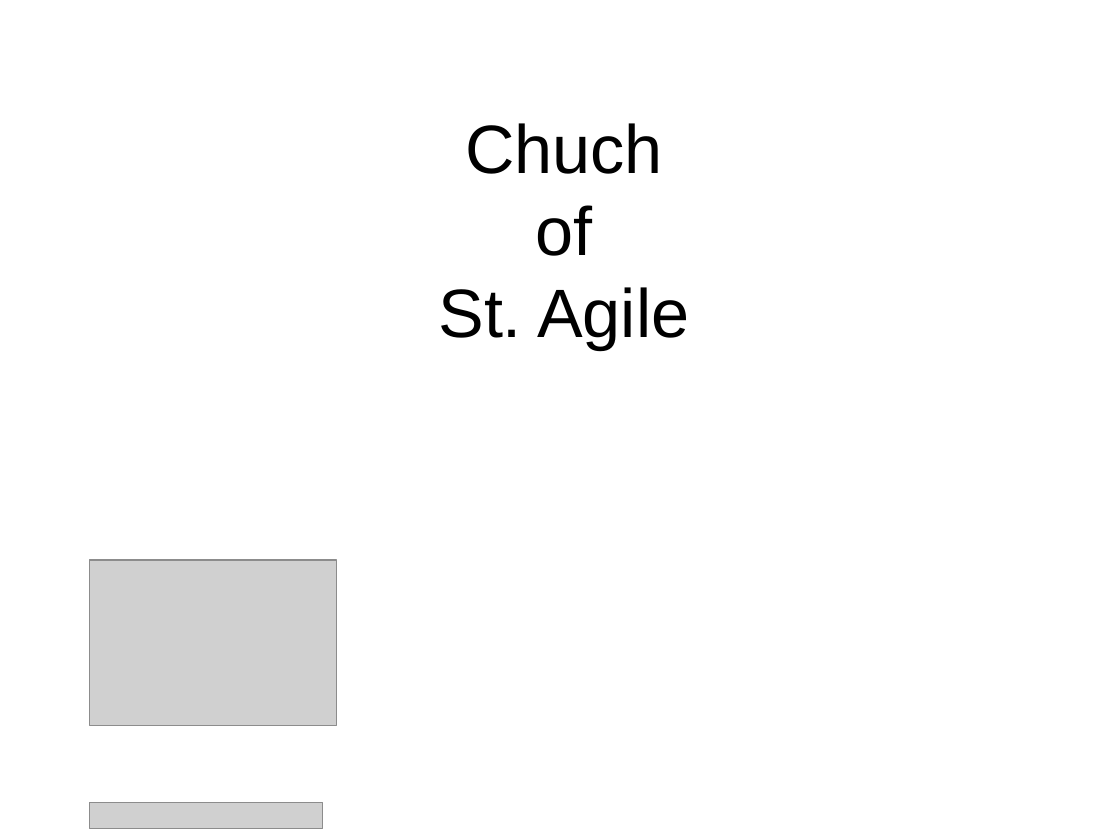
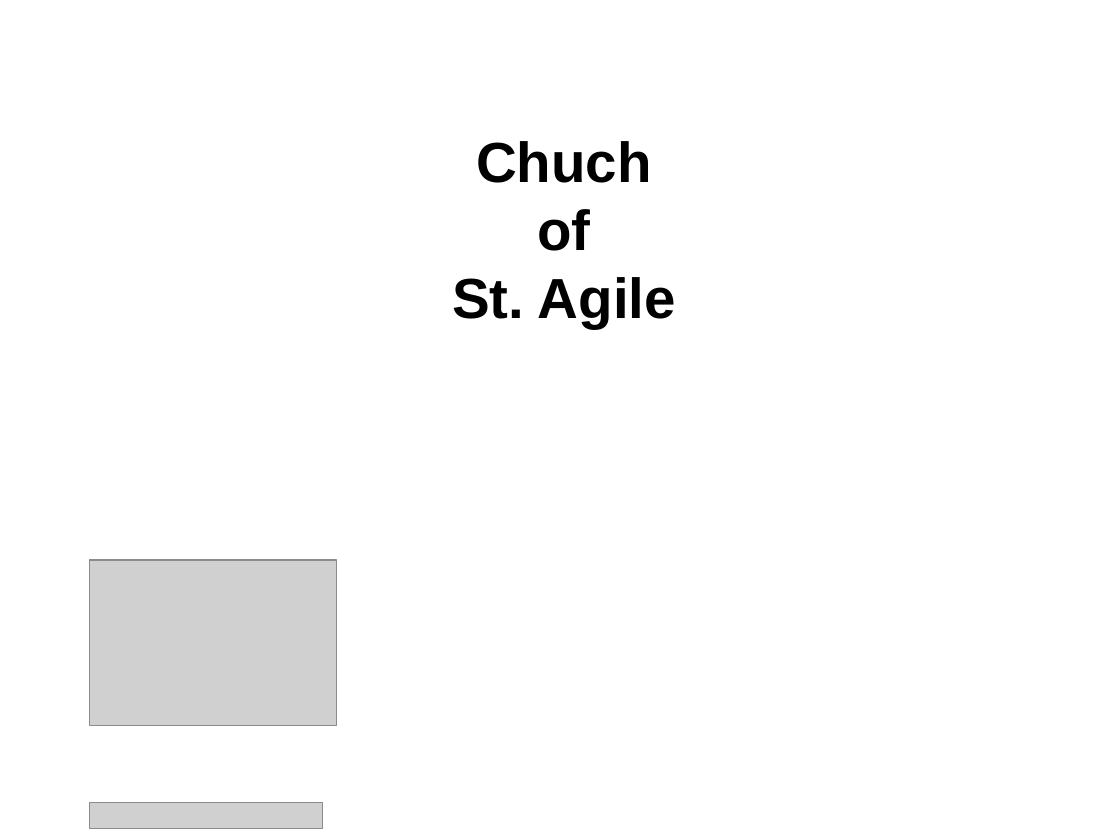
Before and after one commit to asolntsev/presentations, a slide deck: slide 1 of agile-technical-practices/church-of-st-agile.odp. Drawn at 1120x840 pixels with LibreOffice and Linux fonts; fonts in the diff are those of the drawing; grey boxes stand for pictures; background and template pictures are left out. Boxes give left, top, right and bottom in pixels: in the first picture for what was removed or moved away, otherwise in the second. Text is boxed around its words. In the diff, an @@ line names an element or a change of style, - is before the commit and + after.

Commit message:
Created pink design

```diff
--- a/agile-technical-practices/church-of-st-agile.odp
+++ b/agile-technical-practices/church-of-st-agile.odp
@@ title "Chuch of St. Agile": place and size @@
-title "Chuch of St. Agile" at box(438, 123, 689, 349)
+title "Chuch of St. Agile" at box(452, 141, 676, 328)
@@ title "Chuch of St. Agile" at box(452, 141, 676, 328): size 44 to 36.3 pt, bold on @@
```
